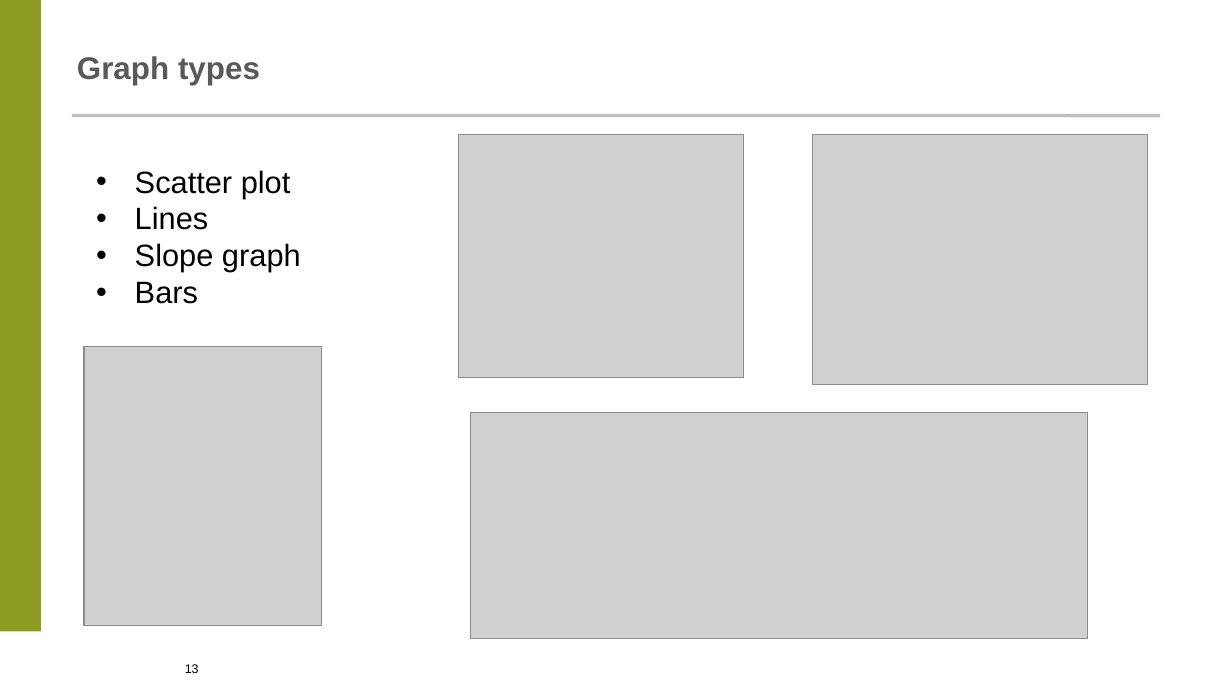
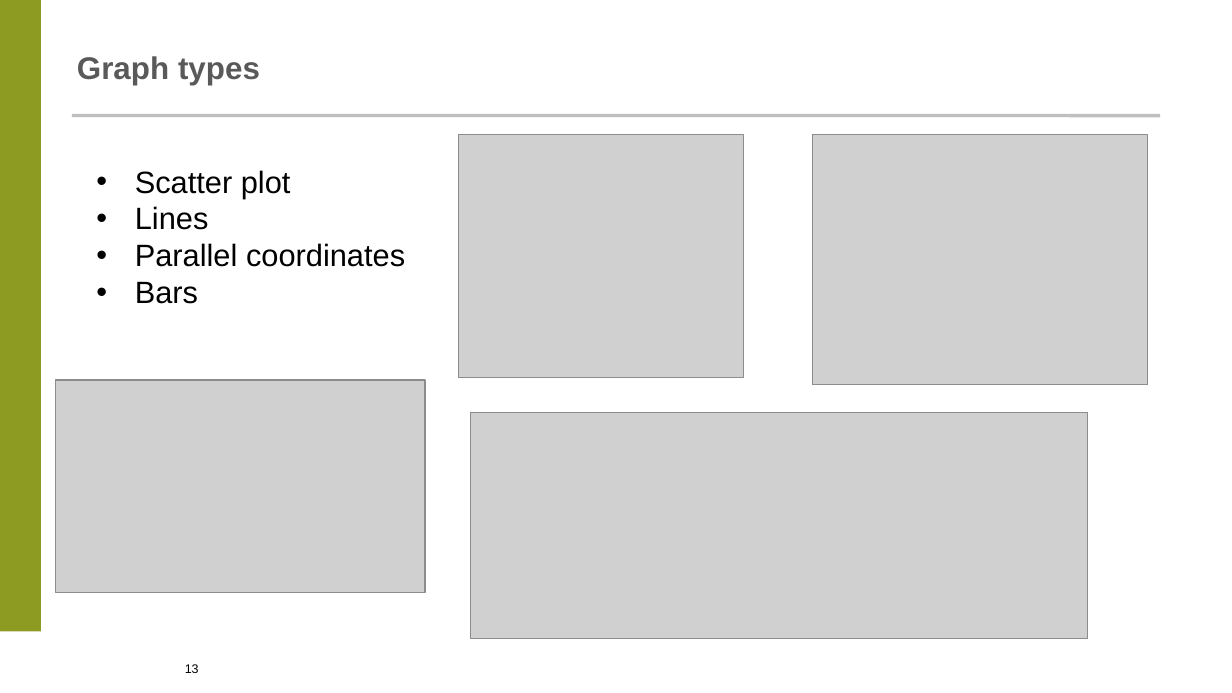
Before and after one commit to likzet/craft_of_data_visualization, a slide deck: slide 13 of day_1/1_lecture_intro/lecture_1_intro.pptx. Drawn at 1232x693 pixels with LibreOffice and Linux fonts; fonts in the diff are those of the drawing; grey boxes stand for pictures; background and template pictures are left out. Boxes give left, top, right and bottom in pixels: in the first picture for what was removed or moved away, otherwise in the second. Text is boxed around its words. In the diff, an @@ line names an element or a change of style, - is before the commit and + after.

```diff
--- a/day_1/1_lecture_intro/lecture_1_intro.pptx
+++ b/day_1/1_lecture_intro/lecture_1_intro.pptx
@@ text at bbox=[135, 243, 405, 267]: text changed @@
-• Slope graph
+• Parallel coordinates
@@ picture: place and size @@
-picture at bbox=[84, 346, 322, 626]
+picture at bbox=[55, 381, 425, 593]
```
Also in this commit, not shown: 1 other slide changed, 6 other files.
